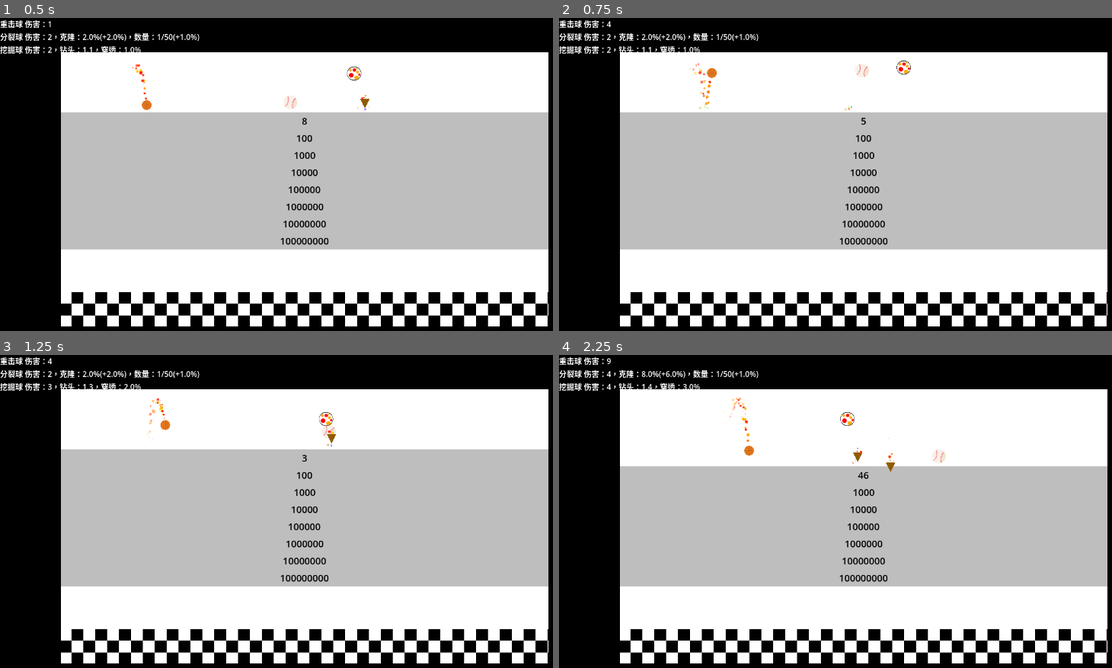
Above: before the commit, frames 1-4 (two rows, left to right).
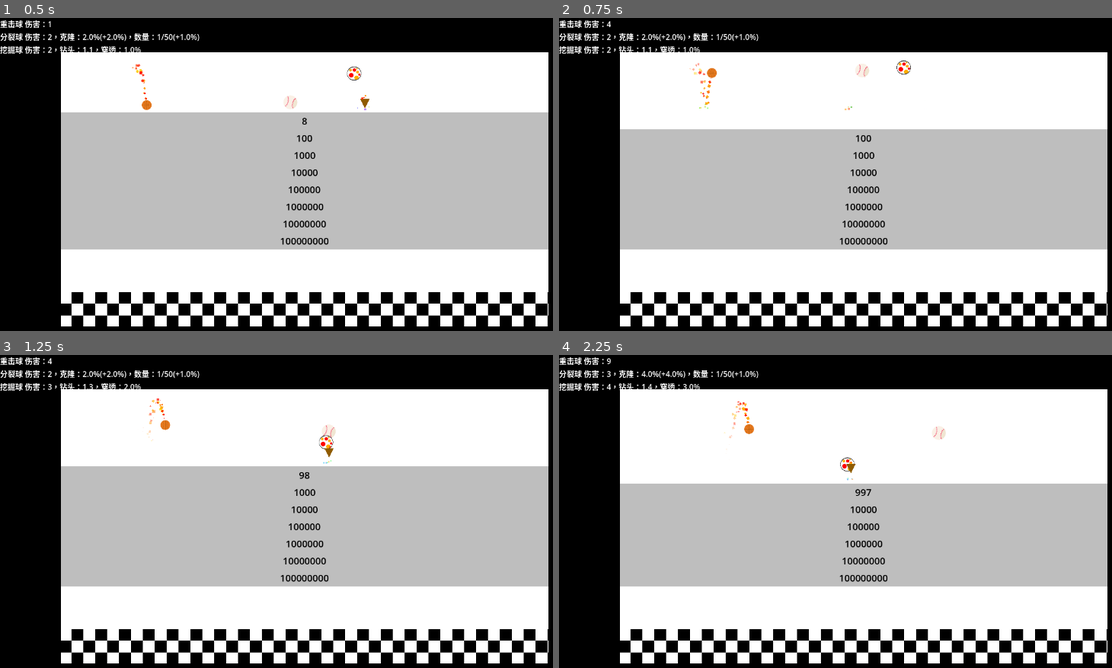
Above: after the commit, the same moments.

Repository: Rundll86/fallingballs
Game: Godot game, scene res://components/World.tscn
Two runs of this game, one before a commit and one after it. Both use one fixed random seed, a clock stepped at 60 frames per second and the inputs below. The engine's default icon, where the game draws it, is replaced by a stand-in: a white triangle on a blue panel in a dark square.
Inputs:
- Up to frame 1 (0.5 s): no input
- Up to frame 2 (0.75 s): no input
- Up to frame 3 (1.25 s): no input
- Up to frame 4 (2.25 s): no input

Frame 1 is identical in both runs. In frame 2, 4.7% of the frame differs, in the area x 11-100%, y 30-36%; in frame 3, 4.9%; in frame 4, 5.6%, in the area x 8-100%, y 5-46%.

Commit message:
fix: 修正子弹穿墙逻辑并添加退出墙壁检测
添加子弹退出墙壁时的回调函数exitWall，并修正Drill子弹的穿墙逻辑

Diff:
--- a/scripts/Contents/Bullets/Drill.gd
+++ b/scripts/Contents/Bullets/Drill.gd
@@ -2,6 +2,6 @@
 
 func ai():
 	forward()
-func enterWall(_wall: WallBase):
+func exitWall(_wall: WallBase):
 	if randf() < (1.0 - launcher.penerate):
 		tryDie()
--- a/scripts/Statemachines/BulletBase.gd
+++ b/scripts/Statemachines/BulletBase.gd
@@ -19,6 +19,11 @@
 			if body is WallBase:
 				enterWall(body)
 	)
+	body_exited.connect(
+		func(body):
+			if body is WallBase:
+				exitWall(body)
+	)
 func _physics_process(_delta):
 	for body in get_overlapping_bodies():
 		if body is WallBase:
@@ -38,6 +43,8 @@
 	pass
 func enterWall(_wall: WallBase):
 	pass
+func exitWall(_wall: WallBase):
+	pass
 func die():
 	pass
 
